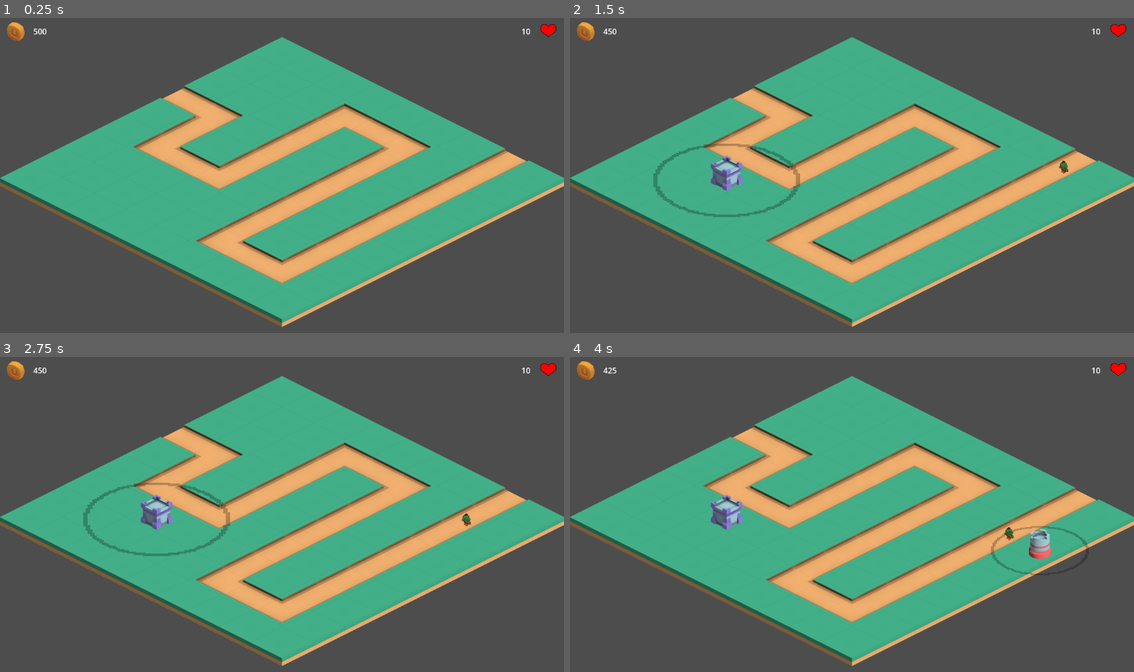
Above: before the commit, frames 1-4 (two rows, left to right).
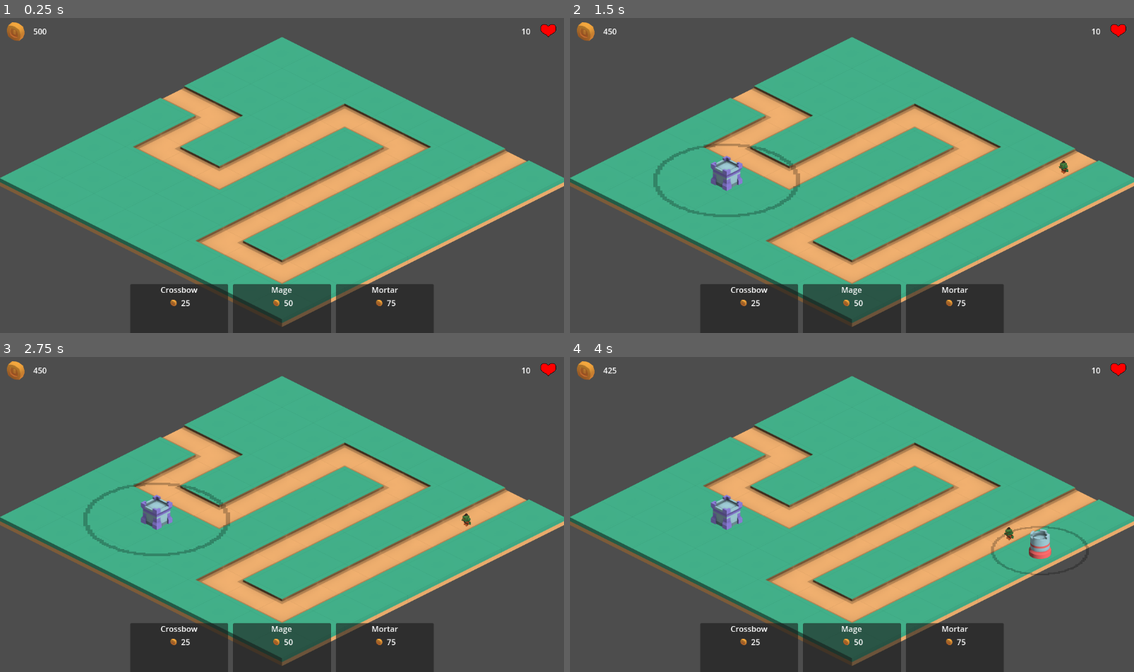
Above: after the commit, the same moments.

Repository: Robert-Riordan-UCD/GameDevJourney
Game: Godot game, scene res://Levels/Level1.tscn
Two runs of this game, one before a commit and one after it. Both use one fixed random seed, a clock stepped at 60 frames per second and the inputs below.
Inputs (mouse positions are in pixels of both pictures, inside the frame that each line leads up to):
- Up to frame 1 (0.25 s): no input
- Up to frame 2 (1.5 s): tap Enter at 0.5 s; move the mouse to (976, 159) at 0.52 s; press the mouse at (976, 159) at 0.53 s; move the mouse to (739, 191) at 1.27 s; release the mouse at (739, 191) at 1.28 s; right-click (739, 191) at 1.35 s; click (739, 191) at 1.42 s
- Up to frame 3 (2.75 s): move the mouse to (157, 520) at 2.02 s; press the mouse at (157, 520) at 2.03 s
- Up to frame 4 (4 s): move the mouse to (823, 577) at 2.77 s; release the mouse at (823, 577) at 2.78 s; right-click (823, 577) at 2.85 s; click (823, 577) at 2.92 s; move the mouse to (1021, 561) at 3.52 s; press the mouse at (1021, 561) at 3.53 s

The runs differ from the first frame. In frame 1, 8.0% of the frame differs, in the area x 23-77%, y 84-100%; in frame 2, 8.0%; in frame 3, 8.0%; in frame 4, 8.0%.

Commit message:
Created a panel with each tower to be used to buy them

Diff:
--- /dev/null
+++ b/Isometric_Tower_Defense/GUI/TowerSelectPanel.gd
@@ -0,0 +1,15 @@
+@tool
+extends Panel
+
+@export var tower_name : String:
+	set(new_name):
+		tower_name = new_name
+		$VBoxContainer/Label.text = new_name
+@export var tower_price : int:
+	set(price):
+		tower_price = price
+		$VBoxContainer/HBoxContainer/Label.text = str(tower_price)
+@export var texture : Texture2D:
+	set(new_texture):
+		texture = texture
+		$TextureRect.texture = new_texture
--- /dev/null
+++ b/Isometric_Tower_Defense/GUI/TowerSelectPanel.tscn
@@ -0,0 +1,43 @@
+[gd_scene load_steps=3 format=3 uid="uid://hj6qg5kef8ea"]
+
+[ext_resource type="Script" path="res://GUI/TowerSelectPanel.gd" id="1_8tg8u"]
+[ext_resource type="Texture2D" uid="uid://t04ucfrhwa86" path="res://GUI/coin.png" id="2_ckjjo"]
+
+[node name="TowerSelectPanel" type="Panel"]
+custom_minimum_size = Vector2(200, 200)
+script = ExtResource("1_8tg8u")
+
+[node name="TextureRect" type="TextureRect" parent="."]
+layout_mode = 1
+anchors_preset = 15
+anchor_right = 1.0
+anchor_bottom = 1.0
+grow_horizontal = 2
+grow_vertical = 2
+expand_mode = 2
+
+[node name="VBoxContainer" type="VBoxContainer" parent="."]
+layout_mode = 1
+anchors_preset = 15
+anchor_right = 1.0
+anchor_bottom = 1.0
+grow_horizontal = 2
+grow_vertical = 2
+
+[node name="Label" type="Label" parent="VBoxContainer"]
+layout_mode = 2
+text = "<NAME>"
+horizontal_alignment = 1
+
+[node name="HBoxContainer" type="HBoxContainer" parent="VBoxContainer"]
+layout_mode = 2
+alignment = 1
+
+[node name="TextureRect" type="TextureRect" parent="VBoxContainer/HBoxContainer"]
+layout_mode = 2
+texture = ExtResource("2_ckjjo")
+expand_mode = 2
+
+[node name="Label" type="Label" parent="VBoxContainer/HBoxContainer"]
+layout_mode = 2
+text = "<PRICE>"
--- a/Isometric_Tower_Defense/Levels/Level1.tscn
+++ b/Isometric_Tower_Defense/Levels/Level1.tscn
@@ -6,6 +6,7 @@
 [ext_resource type="PackedScene" uid="uid://dq5otudm77au1" path="res://Towers/TowerManager.tscn" id="4_dyw6v"]
 [ext_resource type="PackedScene" uid="uid://ckapmihl1c8vg" path="res://GUI/GUI.tscn" id="4_n8ogx"]
 [ext_resource type="Script" path="res://Enemies/Spawner.gd" id="6_7upbv"]
+[ext_resource type="PackedScene" uid="uid://hj6qg5kef8ea" path="res://GUI/TowerSelectPanel.tscn" id="7_40pq7"]
 
 [node name="Level1" type="Node2D"]
 script = ExtResource("1_hwvo5")
@@ -73,6 +74,41 @@
 [node name="GUI" parent="CanvasLayer" instance=ExtResource("4_n8ogx")]
 metadata/_edit_use_anchors_ = true
 
+[node name="TowerSelect" type="Control" parent="CanvasLayer"]
+layout_mode = 3
+anchors_preset = 7
+anchor_left = 0.5
+anchor_top = 1.0
+anchor_right = 0.5
+anchor_bottom = 1.0
+grow_horizontal = 2
+grow_vertical = 0
+
+[node name="HBoxContainer" type="HBoxContainer" parent="CanvasLayer/TowerSelect"]
+layout_mode = 1
+anchors_preset = 15
+anchor_right = 1.0
+anchor_bottom = 1.0
+grow_horizontal = 2
+grow_vertical = 2
+theme_override_constants/separation = 10
+alignment = 1
+
+[node name="CrossbowSelect" parent="CanvasLayer/TowerSelect/HBoxContainer" instance=ExtResource("7_40pq7")]
+layout_mode = 2
+tower_name = "Crossbow"
+tower_price = 25
+
+[node name="MageSelect" parent="CanvasLayer/TowerSelect/HBoxContainer" instance=ExtResource("7_40pq7")]
+layout_mode = 2
+tower_name = "Mage"
+tower_price = 50
+
+[node name="MortarSelect" parent="CanvasLayer/TowerSelect/HBoxContainer" instance=ExtResource("7_40pq7")]
+layout_mode = 2
+tower_name = "Mortar"
+tower_price = 75
+
 [connection signal="enemy_died" from="Enemies" to="." method="_on_enemies_enemy_died"]
 [connection signal="enemy_reached_end" from="Enemies" to="." method="_on_enemies_enemy_reached_end"]
 [connection signal="enemy_spawned" from="SpawnPoint" to="Enemies" method="_on_spawn_point_enemy_spawned"]
Not shown: 1 places in Isometric_Tower_Defense/Levels/Level1.tscn that only renumber resources
